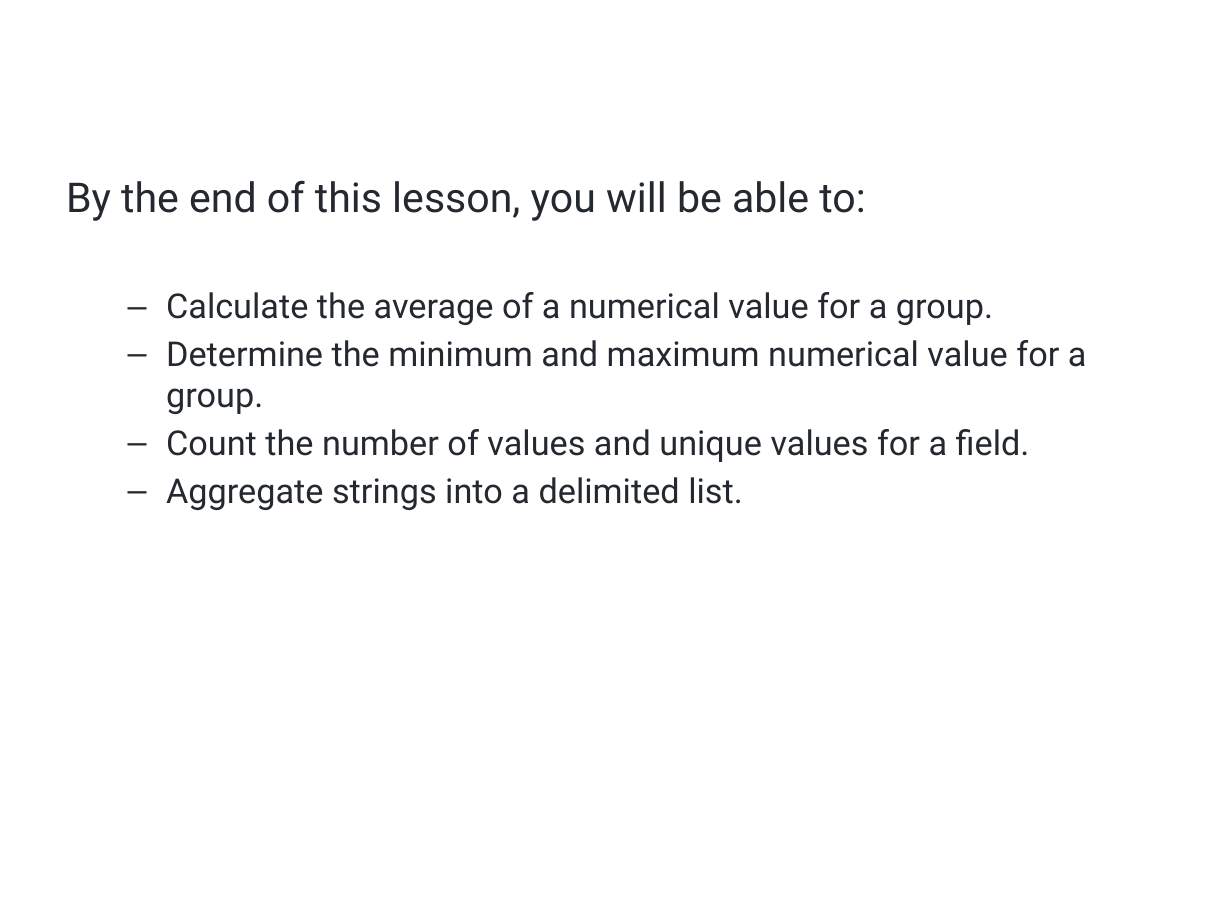
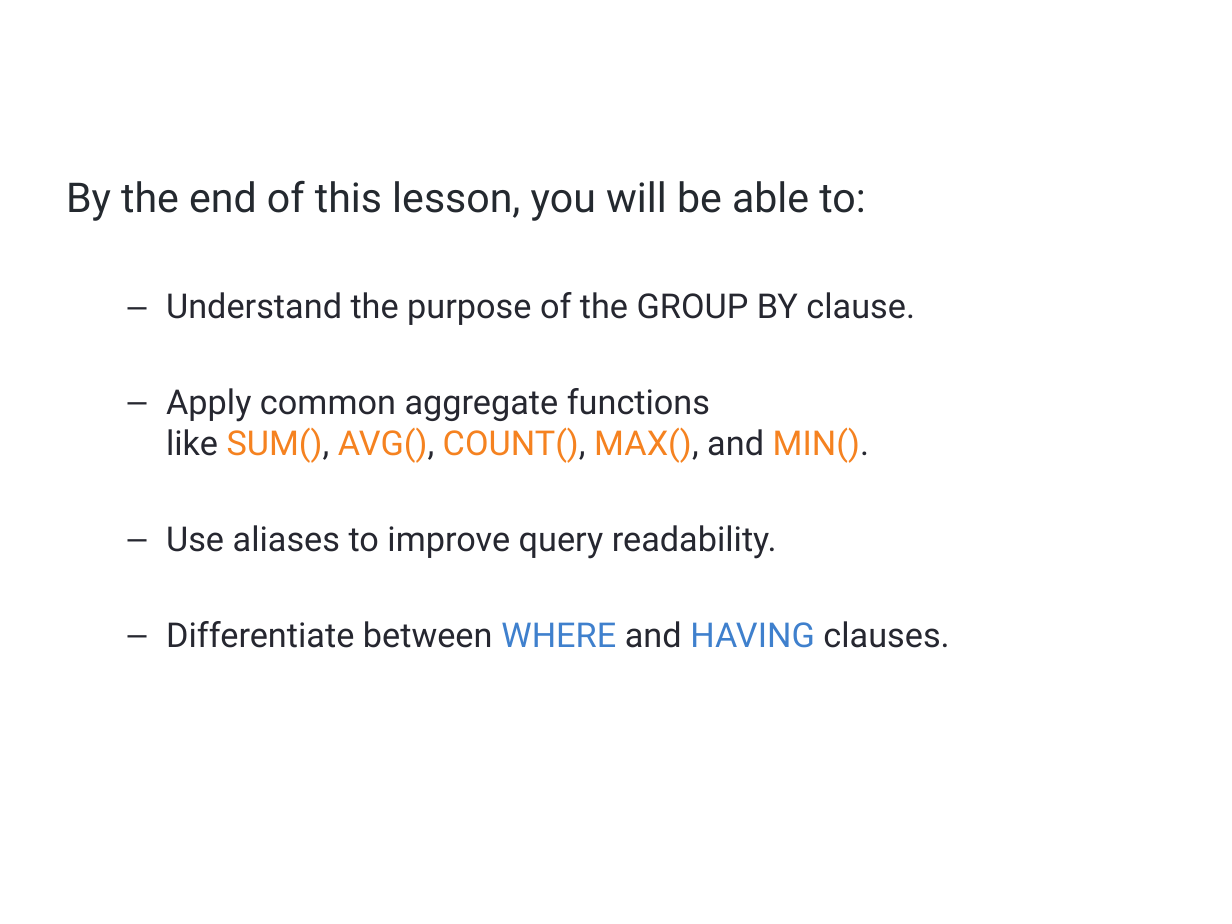
Before and after one commit to a099954/ABC-Program, a slide deck: slide 2 of SQL/Day 3 Aggregates/Aggregates.pptx. Drawn at 1232x924 pixels with LibreOffice and Linux fonts; fonts in the diff are those of the drawing; background and template pictures are left out. Boxes give left, top, right and bottom in pixels: in the first picture for what was removed or moved away, otherwise in the second. Text is boxed around its words. In the diff, an @@ line names an element or a change of style, - is before the commit and + after.

```diff
--- a/SQL/Day 3 Aggregates/Aggregates.pptx
+++ b/SQL/Day 3 Aggregates/Aggregates.pptx
@@ text at <box>166,292,949,648</box>: text changed; text colour #24292F to #262730 @@
-  – Calculate the average of a numerical value for a group.
-  – Determine the minimum and maximum numerical value for a group.
-  – Count the number of values and unique values for a field.
-  – Aggregate strings into a delimited list.
+  – Understand the purpose of the GROUP BY clause.
+  – Apply common aggregate functions like SUM(), AVG(), COUNT(), MAX(), and MIN().
+  – Use aliases to improve query readability.
+  – Differentiate between WHERE and HAVING clauses.
```
Also in this commit, not shown: 12 other slides changed, 4 slides added, 14 slides removed, 7 other files.
